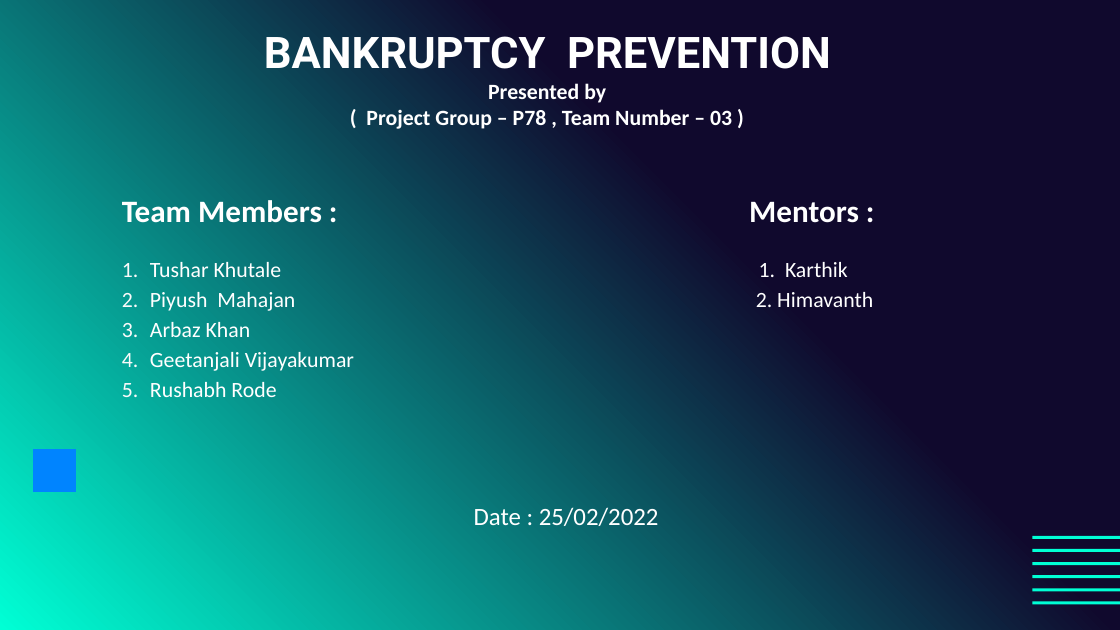
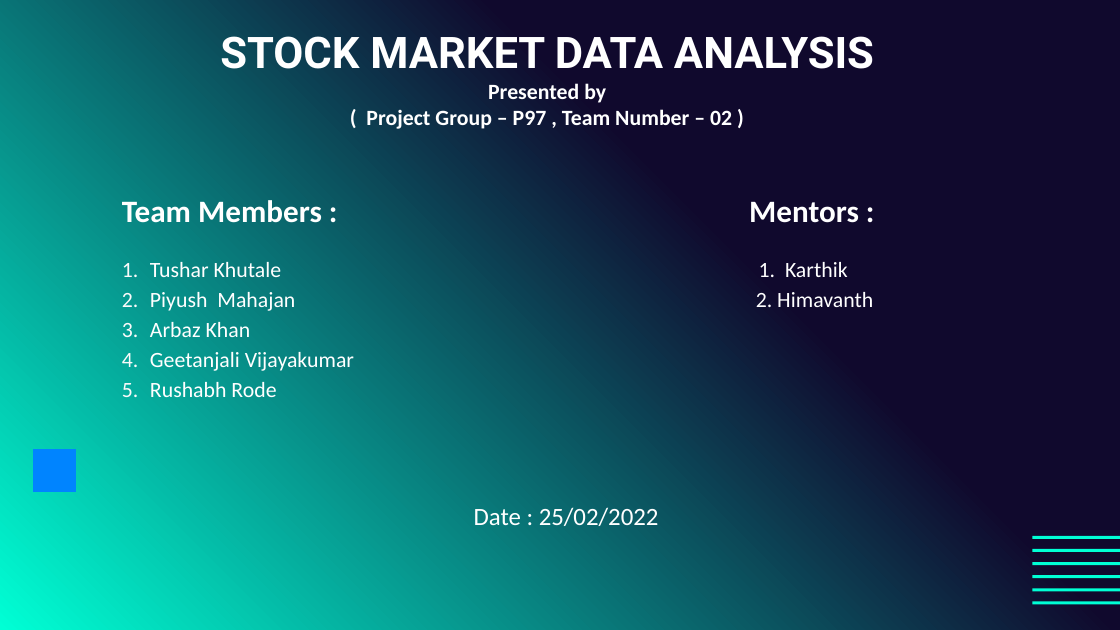
Before and after one commit to piyumaha12/Stock_Prediction, a slide deck: slide 2 of PPT/Final Project Forecasting ppt 25-02-2022.pptx. Drawn at 1120x630 pixels with LibreOffice and Linux fonts; fonts in the diff are those of the drawing. Boxes give left, top, right and bottom in pixels: in the first picture for what was removed or moved away, otherwise in the second. Text is boxed around its words. In the diff, an @@ line names an element or a change of style, - is before the commit and + after.

```diff
--- a/PPT/Final Project Forecasting ppt 25-02-2022.pptx
+++ b/PPT/Final Project Forecasting ppt 25-02-2022.pptx
@@ title at (220,36,874,129): text changed @@
-BANKRUPTCY PREVENTION
-Presented by
-( Project Group – P78 , Team Number – 03 )
+STOCK MARKET DATA ANALYSIS
+Presented by
+( Project Group – P97 , Team Number – 02 )
```
Also in this commit, not shown: 2 other files.
